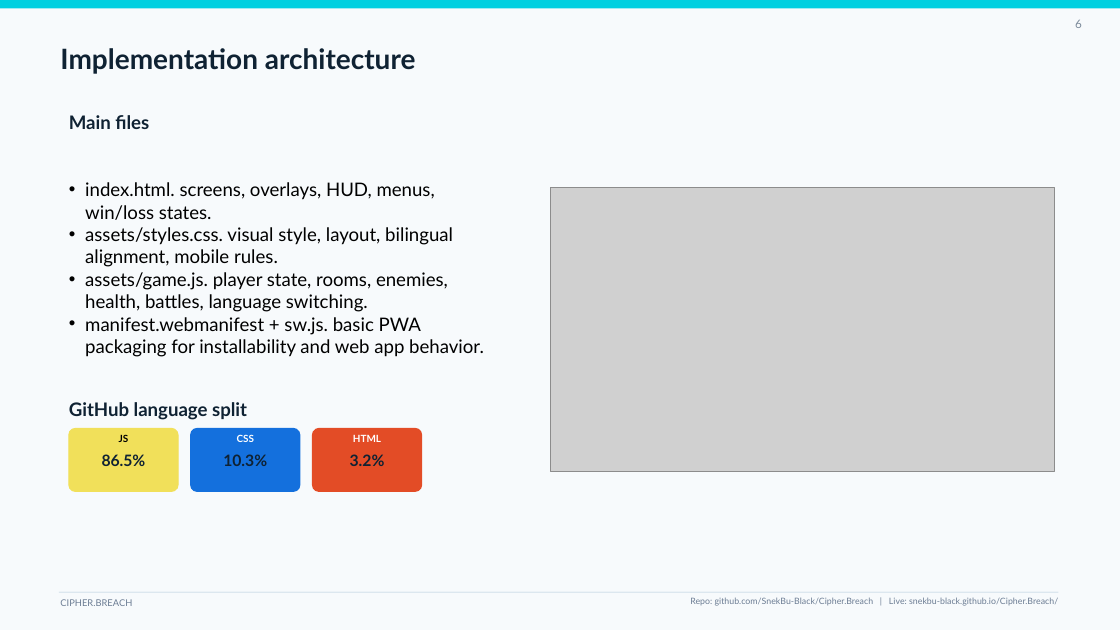
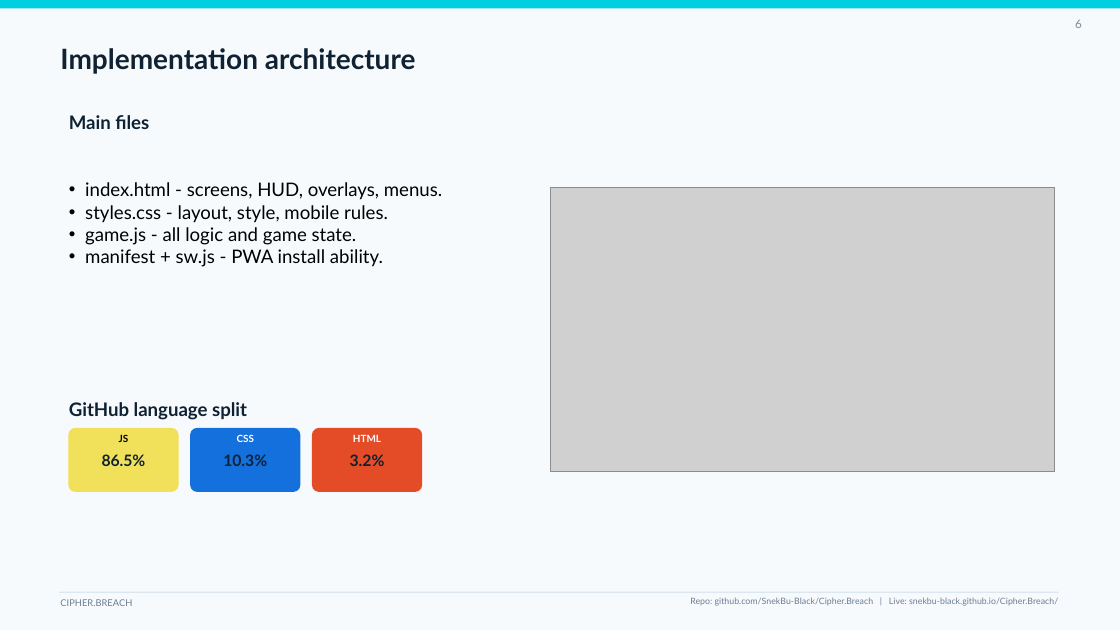
Before and after one commit to SnekBu-Black/Cipher.Breach, a slide deck: slide 6 of Cipher_Breach_Presentation.pptx. Drawn at 1120x630 pixels with LibreOffice and Linux fonts; fonts in the diff are those of the drawing; grey boxes stand for pictures. Boxes give left, top, right and bottom in pixels: in the first picture for what was removed or moved away, otherwise in the second. Text is boxed around its words. In the diff, an @@ line names an element or a change of style, - is before the commit and + after.

```diff
--- a/Cipher_Breach_Presentation.pptx
+++ b/Cipher_Breach_Presentation.pptx
@@ text at [85, 182, 442, 267]: text changed @@
-• index.html. screens, overlays, HUD, menus, win/loss states.
-• assets/styles.css. visual style, layout, bilingual alignment, mobile rules.
-• assets/game.js. player state, rooms, enemies, health, battles, language switching.
-• manifest.webmanifest + sw.js. basic PWA packaging for installability and web app behavior.
+• index.html - screens, HUD, overlays, menus.
+• styles.css - layout, style, mobile rules.
+• game.js - all logic and game state.
+• manifest + sw.js - PWA install ability.
```
Also in this commit, not shown: 4 other slides changed.
